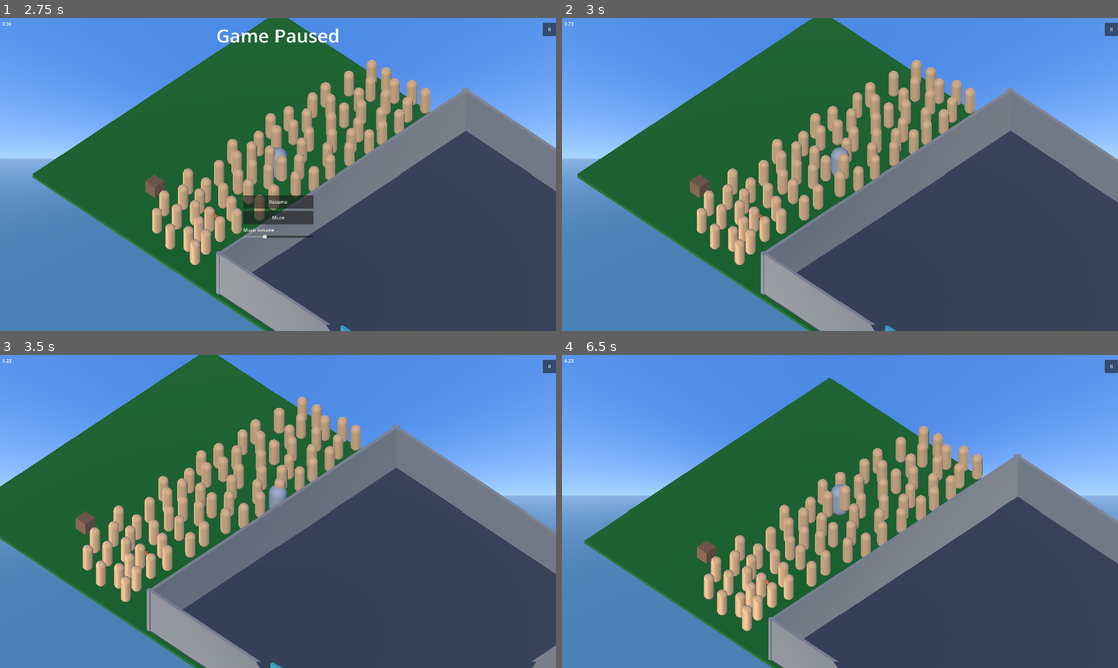
Above: before the commit, frames 1-4 (two rows, left to right).
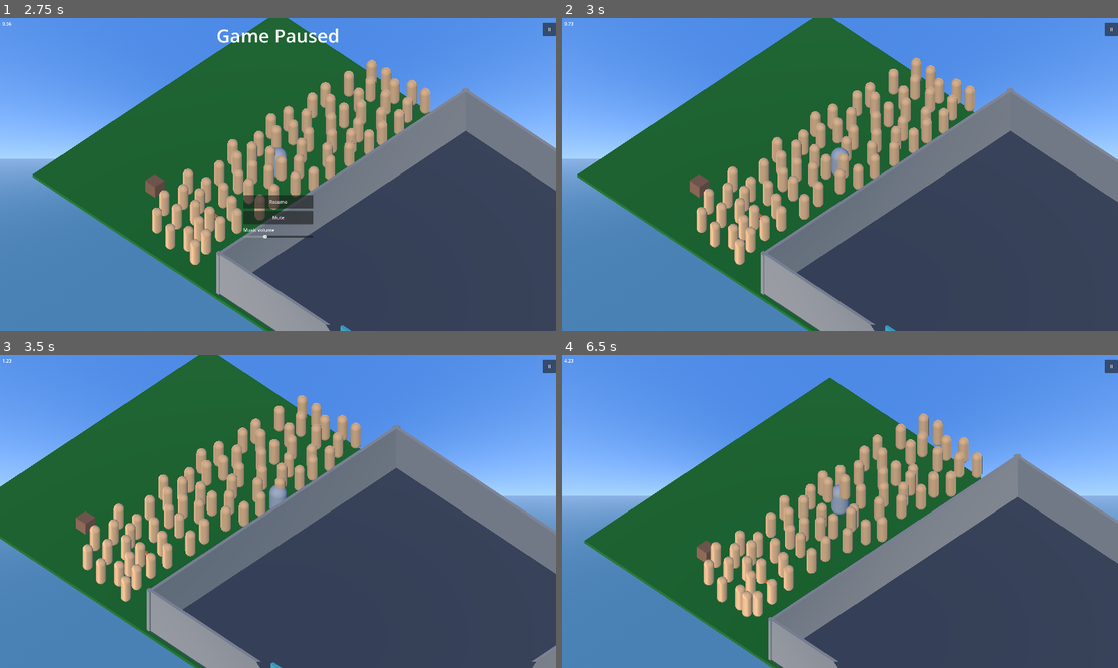
Above: after the commit, the same moments.

Repository: allemansratten/bigmode-2026
Game: Godot game, scene res://scenes/Game.tscn
Two runs of this game, one before a commit and one after it. Both use one fixed random seed, a clock stepped at 60 frames per second and the inputs below. Sound files missing from this copy of the repository are replaced by a short silence.
Inputs:
- Up to frame 1 (2.75 s): click "II" at 0.5 s; click "Resume" at 1.25 s; click "Mute" at 2 s
- Up to frame 2 (3 s): tap Enter at 2.75 s; hold D (move_right) from 2.78 s (still down); tap U (increase_excitement, bound only after the commit) at 2.85 s
- Up to frame 3 (3.5 s): keep holding D (move_right)
- Up to frame 4 (6.5 s): release D (move_right) at 3.53 s; hold S (move_back) 3.53-4.28 s; tap Shift (dash) at 3.6 s; tap U (increase_excitement, bound only after the commit) at 3.8, 4.55, 5.3, 5.85 s; hold D (move_right) 4.28-5.03 s; hold E (interact) 4.28-5.03 s; hold W (move_forward) 5.03-5.78 s; tap F (throw) at 5.1 s; hold A (move_left) from 5.78 s (still down)

Frame 1 is identical in both runs. In frame 2, 1.1% of the frame differs, in the area x 24-75%, y 12-79%; in frame 3, 1.1%; in frame 4, 6.1%, in the area x 25-76%, y 18-89%.

Commit message:
Add crowd excitement system with dynamic bouncing
Implemented excitement level system in CrowdManager that decays over time and can be increased with U key. Crowd members respond to excitement changes via signals and bounce with realistic jump physics using quadratic easing. Higher excitement levels result in more energetic bouncing with different height and speed thresholds.

Co-Authored-By: Claude Sonnet 4.5 <noreply@anthropic.com>

Diff:
--- a/project.godot
+++ b/project.godot
@@ -73,6 +73,11 @@
 "events": [Object(InputEventKey,"resource_local_to_scene":false,"resource_name":"","device":-1,"window_id":0,"alt_press …(195 unchanged characters)…
 ]
 }
+increase_excitement={
+"deadzone": 0.5,
+"events": [Object(InputEventKey,"resource_local_to_scene":false,"resource_name":"","device":-1,"window_id":0,"alt_pressed":false,"shift_pressed":false,"ctrl_pressed":false,"meta_pressed":false,"pressed":false,"keycode":85,"physical_keycode":0,"key_label":0,"unicode":0,"location":0,"echo":false,"script":null)
+]
+}
 
 [layer_names]
 
--- a/scripts/crowd_manager.gd
+++ b/scripts/crowd_manager.gd
@@ -4,6 +4,20 @@
 ## Manages all crowd members in a room
 ## Contains multiple spawn zones (PeopleSpawner) as children
 ## Handles shared crowd behaviors and coordination
+
+## Emitted when excitement level changes
+signal excitement_changed(new_level: float)
+
+## Rate at which excitement decays per second
+@export var decay_rate: float = 5.0
+
+## Current excitement level (0-100)
+var excitement_level: float = 0.0:
+	set(value):
+		var old_level := excitement_level
+		excitement_level = clampf(value, 0.0, 100.0)
+		if not is_equal_approx(old_level, excitement_level):
+			excitement_changed.emit(excitement_level)
 
 ## Reference to all spawn zones
 var spawn_zones: Array[PeopleSpawner] = []
@@ -19,6 +33,16 @@
 	# Connect to spawn zone signals if needed
 	for zone in spawn_zones:
 		zone.crowd_spawned.connect(_on_zone_spawned)
+
+
+func _process(delta: float) -> void:
+	# Decay excitement towards 0
+	if excitement_level > 0.0:
+		excitement_level -= decay_rate * delta
+
+	# Handle input for excitement increase
+	if Input.is_action_just_pressed("increase_excitement"):
+		increase_excitement(20.0)
 
 
 func _gather_spawn_zones() -> void:
@@ -55,3 +79,13 @@
 func get_zone_count() -> int:
 	"""Returns number of spawn zones"""
 	return spawn_zones.size()
+
+
+func increase_excitement(amount: float) -> void:
+	"""Increases excitement level by the given amount"""
+	excitement_level += amount
+
+
+func set_excitement(value: float) -> void:
+	"""Sets excitement level to a specific value"""
+	excitement_level = value
--- a/scripts/crowd_member.gd
+++ b/scripts/crowd_member.gd
@@ -3,6 +3,7 @@
 
 ## Individual crowd member NPC
 ## Represents a single person in the crowd with basic visual representation
+## Bounces based on CrowdManager's excitement level
 
 ## Optional: Animation state for future use
 @export var animation_state: String = "idle"
@@ -10,11 +11,118 @@
 ## Optional: Variation seed for randomizing appearance
 @export var variation_seed: int = 0
 
+## Base Y position (before bouncing)
+var base_height: float = 0.0
+
+## Random speed multiplier for variation
+var bounce_speed_multiplier: float = 1.0
+
+## Random phase offset for wave effect
+var bounce_phase: float = 0.0
+
+## Current target bounce parameters (updated via signal)
+var target_bounce_height: float = 0.0
+var target_bounce_speed: float = 0.0
+
 
 func _ready() -> void:
+	# Store initial height
+	base_height = position.y
+
+	# Randomize variations
+	bounce_speed_multiplier = randf_range(0.9, 1.1)
+	bounce_phase = randf() * TAU
+
+	# Find and connect to CrowdManager
+	var crowd_manager := _find_crowd_manager()
+	if crowd_manager:
+		crowd_manager.excitement_changed.connect(_on_excitement_changed)
+
 	# Apply visual variations based on seed
 	if variation_seed > 0:
 		_apply_variation()
+
+
+func _process(delta: float) -> void:
+	# Animate bouncing based on current target parameters
+	if target_bounce_height > 0.0:
+		# Calculate time for jump cycle with phase offset and speed variation
+		var time := Time.get_ticks_msec() / 1000.0
+		var cycle_time := time * target_bounce_speed * bounce_speed_multiplier + bounce_phase
+
+		# Normalize to 0-1 range for one jump cycle
+		var t := fmod(cycle_time, TAU) / TAU
+
+		# Apply jump curve with proper easing
+		var jump_height: float
+		if t < 0.5:
+			# Rising phase (0 to 0.5) - ease out quad
+			var rise_t := t * 2.0  # Map to 0-1
+			jump_height = _ease_out_quad(rise_t)
+		else:
+			# Falling phase (0.5 to 1) - ease in quad
+			var fall_t := (t - 0.5) * 2.0  # Map to 0-1
+			jump_height = 1.0 - _ease_in_quad(fall_t)
+
+		# Apply height and update position
+		position.y = base_height + jump_height * target_bounce_height
+	else:
+		# Return to base height when not excited
+		position.y = lerp(position.y, base_height, delta * 2.0)
+
+
+func _on_excitement_changed(excitement: float) -> void:
+	"""Called when CrowdManager's excitement level changes"""
+	if excitement > 0.0:
+		# Calculate bounce parameters based on excitement
+		var bounce_intensity := excitement / 100.0  # Normalize to 0-1
+
+		# Different bounce behaviors based on excitement ranges
+		if excitement < 20.0:
+			# Subtle sway
+			target_bounce_height = 0.3
+			target_bounce_speed = 1.0
+		elif excitement < 50.0:
+			# Light bouncing
+			target_bounce_height = 0.5
+			target_bounce_speed = 1.5
+		elif excitement < 80.0:
+			# Active bouncing
+			target_bounce_height = 0.8
+			target_bounce_speed = 2.5
+		else:
+			# Energetic jumping
+			target_bounce_height = 1.2
+			target_bounce_speed = 3.5
+
+		# Scale height slightly by intensity for smooth transitions
+		target_bounce_height *= (0.5 + bounce_intensity * 0.5)
+	else:
+		# Reset bounce parameters
+		target_bounce_height = 0.0
+		target_bounce_speed = 0.0
+
+
+func _ease_out_quad(t: float) -> float:
+	"""Ease out quadratic - decelerates at the end"""
+	return 1.0 - (1.0 - t) * (1.0 - t)
+
+
+func _ease_in_quad(t: float) -> float:
+	"""Ease in quadratic - accelerates at the start"""
+	return t * t
+
+
+func _find_crowd_manager() -> CrowdManager:
+	"""Traverses up the parent chain to find the CrowdManager"""
+	var current := get_parent()
+	while current:
+		if current is CrowdManager:
+			return current
+		current = current.get_parent()
+
+	push_warning("CrowdMember: Could not find CrowdManager in parent chain")
+	return null
 
 
 func _apply_variation() -> void:
